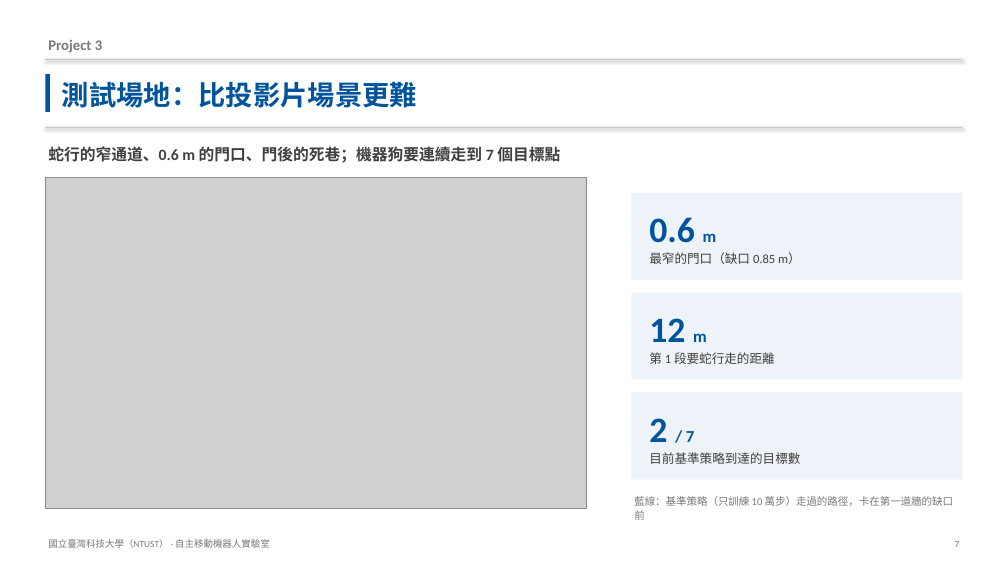
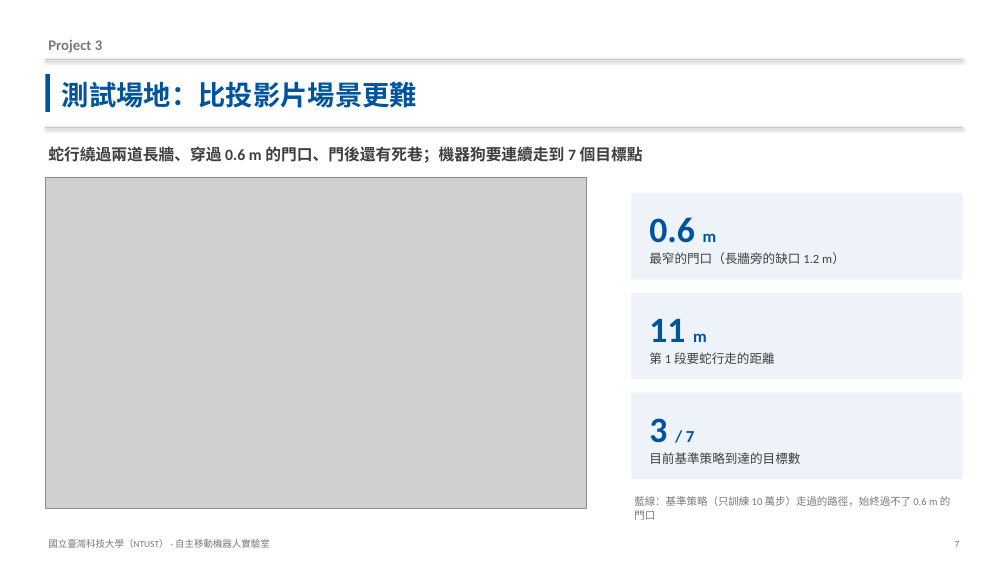
Before and after one commit to Anny1007/dogzilla-s1-sim, a slide deck: slide 7 of docs/DOGZILLA_專案簡報.pptx. Drawn at 1008x567 pixels with LibreOffice and Linux fonts; fonts in the diff are those of the drawing; grey boxes stand for pictures. Boxes give left, top, right and bottom in pixels: in the first picture for what was removed or moved away, otherwise in the second. Text is boxed around its words. In the diff, an @@ line names an element or a change of style, - is before the commit and + after.

```diff
--- a/docs/DOGZILLA_專案簡報.pptx
+++ b/docs/DOGZILLA_專案簡報.pptx
@@ text at box(48, 144, 643, 165): text changed @@
-蛇行的窄通道、0.6 m 的門口、門後的死巷；機器狗要連續走到 7 個目標點
+蛇行繞過兩道長牆、穿過 0.6 m 的門口、門後還有死巷；機器狗要連續走到 7 個目標點
@@ text at box(649, 252, 845, 264): text changed @@
-最窄的門口（缺口 0.85 m）
+最窄的門口（長牆旁的缺口 1.2 m）
@@ text at box(649, 318, 707, 342): text changed @@
-12 m
+11 m
@@ text at box(649, 418, 694, 443): text changed @@
-2 / 7
+3 / 7
@@ text at box(634, 496, 951, 520): text changed @@
-藍線：基準策略（只訓練 10 萬步）走過的路徑，卡在第一道牆的缺口前
+藍線：基準策略（只訓練 10 萬步）走過的路徑，始終過不了 0.6 m 的門口
```
Also in this commit, not shown: 2 other slides changed, 10 other files.
